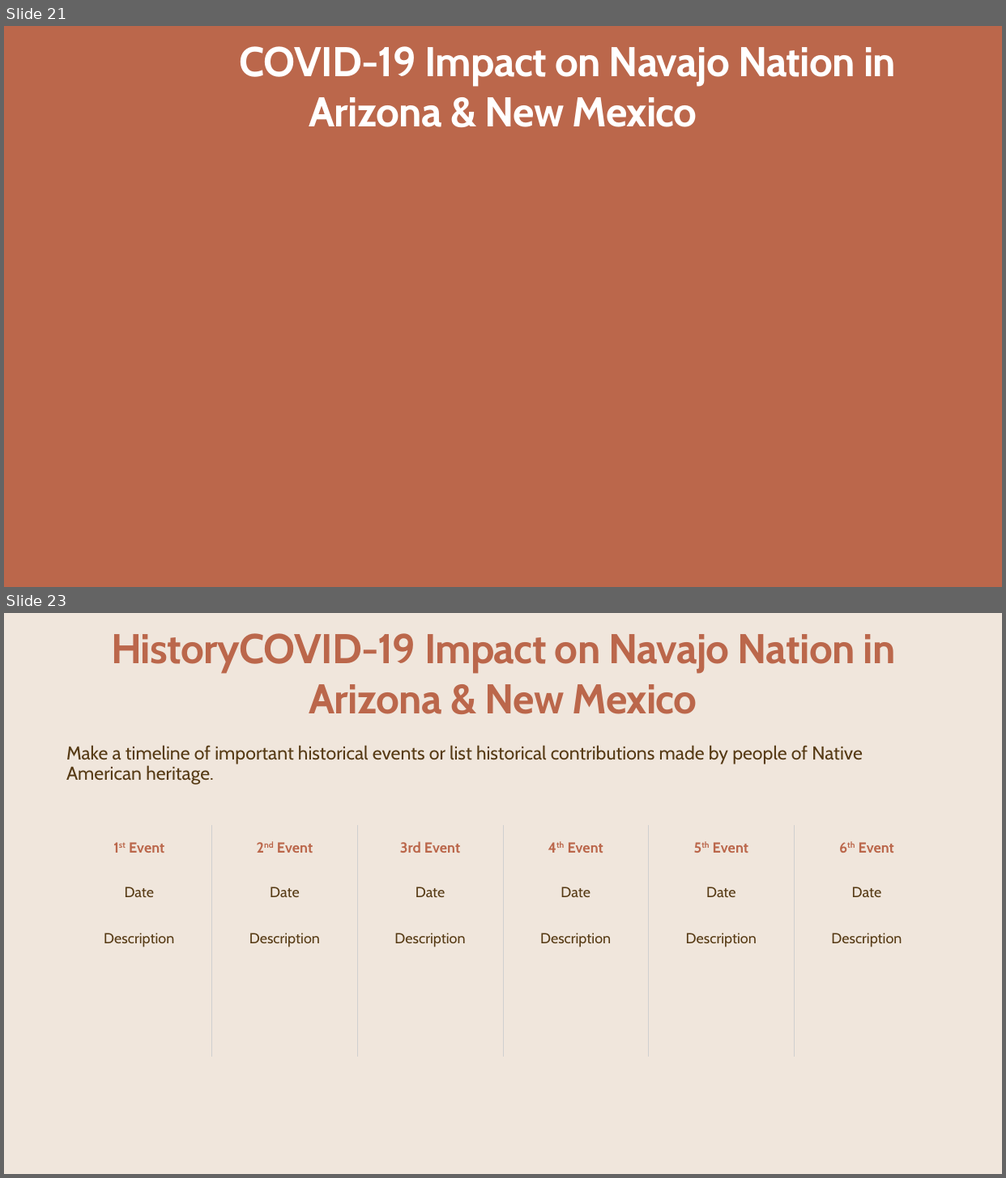
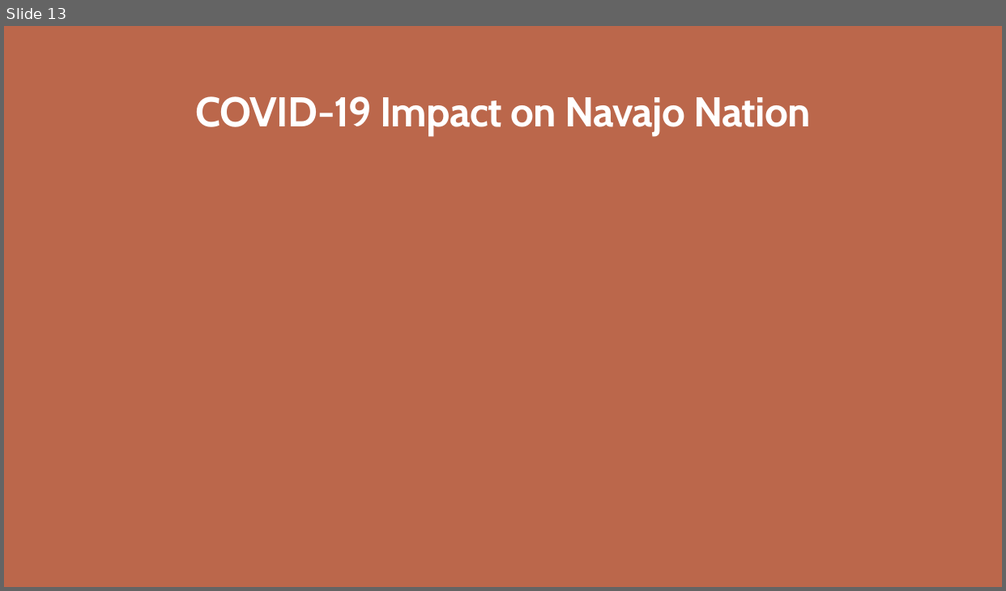
Before and after one commit to CCostenbader/Covid-19-effects-on-the-Navajo-Nation-Indian-Tribe, a slide deck: FinalPP.pptx. Shown one above the other, each under a label of ours: slides 21 and 23 before the commit, slide 13 after it; the slides between them are not shown. The pictures are 1006x1178 and 1006x591 pixels, drawn with LibreOffice and Linux fonts; fonts in the diff are those of the drawing; background and template pictures are left out. Boxes give left, top, right and bottom in pixels: in the first picture for what was removed or moved away, otherwise in the second. Text is boxed around its words. In the diff, an @@ line names an element or a change of style, - is before the commit and + after.

```diff
--- a/FinalPP.pptx
+++ b/FinalPP.pptx
@@ slide 23 removed at (4, 613, 1002, 1174), background #F0E6DC @@
@@ title removed at (111, 633, 896, 714) @@
-HistoryCOVID-19 Impact on Navajo Nation in Arizona & New Mexico
@@ text removed at (66, 745, 863, 785) @@
-Make a timeline of important historical events or list historical contributions made by people of Native American heritage.
@@ table removed at (66, 825, 938, 1057), 3 rows, 6 columns @@
-1st Event | 2nd Event | 3rd Event | 4th Event | 5th Event | 6th Event
-Date | Date | Date | Date | Date | Date
-Description | Description | Description | Description | Description | Description
@@ what was slide 21 is now slide 13 @@
@@ slide 13 changed as well @@
@@ text at (195, 96, 811, 135): text changed @@
-HistoryCOVID-19 Impact on Navajo Nation in Arizona & New Mexico
+COVID-19 Impact on Navajo Nation
```
Also in this commit, not shown: 20 other slides changed, 1 slide added, 24 other slides removed, 8 other files.
